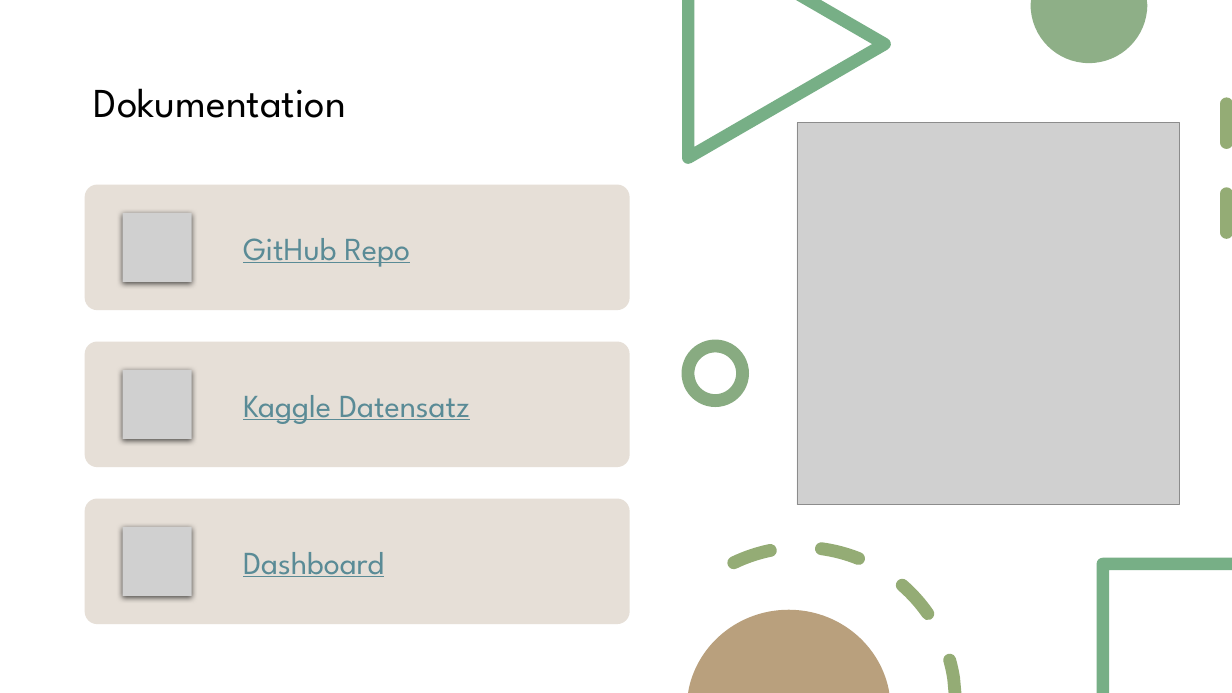
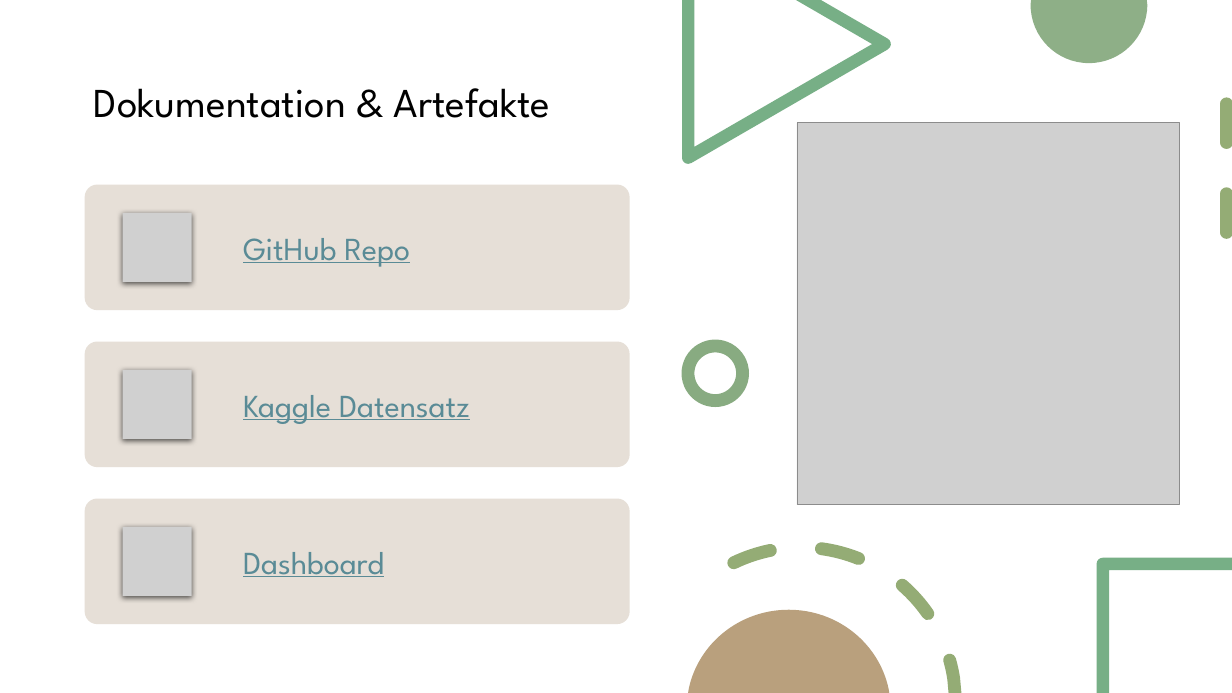
Before and after one commit to jojopirker/sdcProject, a slide deck: slide 7 of etc/final_presentation_v1.pptx (slide 5 before the commit). Drawn at 1232x693 pixels with LibreOffice and Linux fonts; fonts in the diff are those of the drawing; grey boxes stand for pictures. Boxes give left, top, right and bottom in pixels: in the first picture for what was removed or moved away, otherwise in the second. Text is boxed around its words. In the diff, an @@ line names an element or a change of style, - is before the commit and + after.

```diff
--- a/etc/final_presentation_v1.pptx
+++ b/etc/final_presentation_v1.pptx
@@ title at (94,88,551,118): text changed @@
-Dokumentation
+Dokumentation & Artefakte
```
Also in this commit, not shown: 3 other slides changed, 4 slides added, 1 slide removed.
